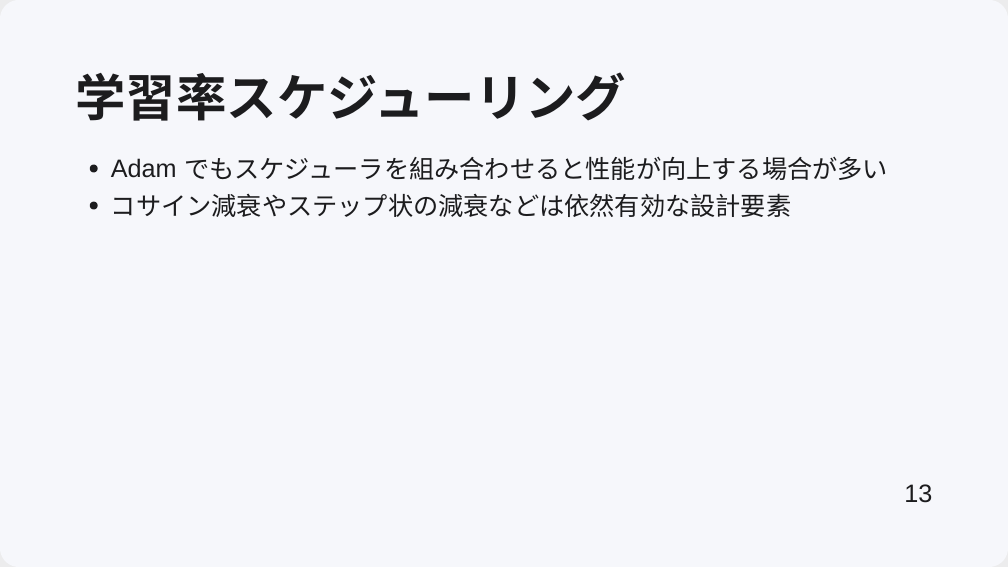
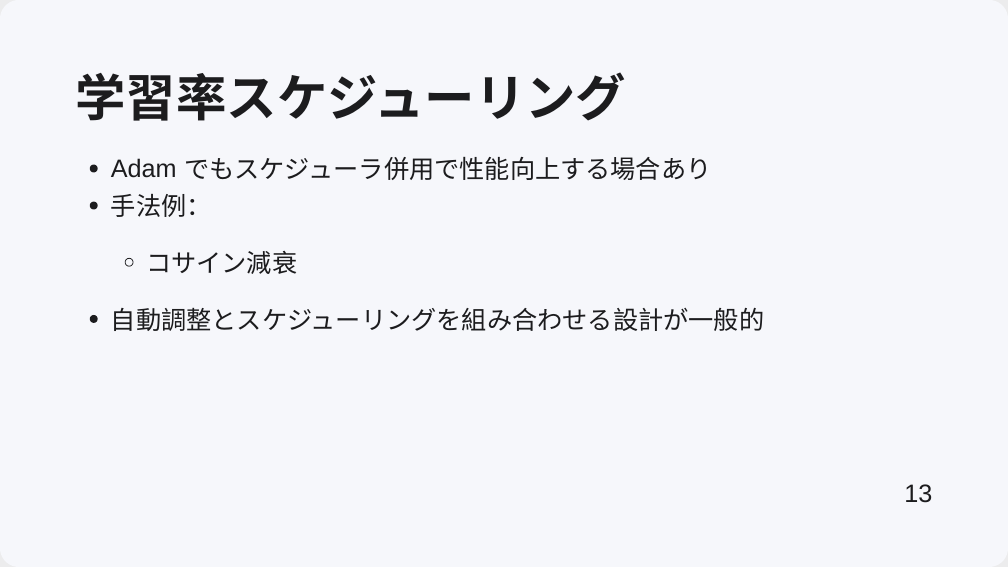
Before and after one commit to frinfo702/slides, a slide deck: slide 13 of nishikawa-lab/pptx/20251010_presentation.pptx. Drawn at 1008x567 pixels with LibreOffice and Linux fonts; fonts in the diff are those of the drawing; background and template pictures are left out. Boxes give left, top, right and bottom in pixels: in the first picture for what was removed or moved away, otherwise in the second. Text is boxed around its words. In the diff, an @@ line names an element or a change of style, - is before the commit and + after.

```diff
--- a/nishikawa-lab/pptx/20251010_presentation.pptx
+++ b/nishikawa-lab/pptx/20251010_presentation.pptx
@@ text at bbox=[184, 157, 711, 180]: text changed @@
-でもスケジューラを組み合わせると性能が向上する場合が多い
+でもスケジューラ併⽤で性能向上する場合あり
@@ text removed at bbox=[111, 193, 791, 217] @@
-コサイン減衰やステップ状の減衰などは依然有効な設計要素
@@ text added at bbox=[111, 194, 212, 217], 24 pt, text #1C1C1E @@
+⼿法例：
@@ freeform shape added at bbox=[126, 259, 133, 266], outline #1C1C1E 0.74 pt @@
@@ text added at bbox=[146, 251, 297, 274], 24 pt, text #1C1C1E @@
+コサイン減衰
@@ freeform shape added at bbox=[90, 315, 98, 323], fill #1C1C1E @@
@@ text added at bbox=[111, 308, 764, 331], 24 pt, text #1C1C1E @@
+⾃動調整とスケジューリングを組み合わせる設計が⼀般的
```
Also in this commit, not shown: 11 other slides changed, 4 slides added, 3 slides removed, 8 other files.
